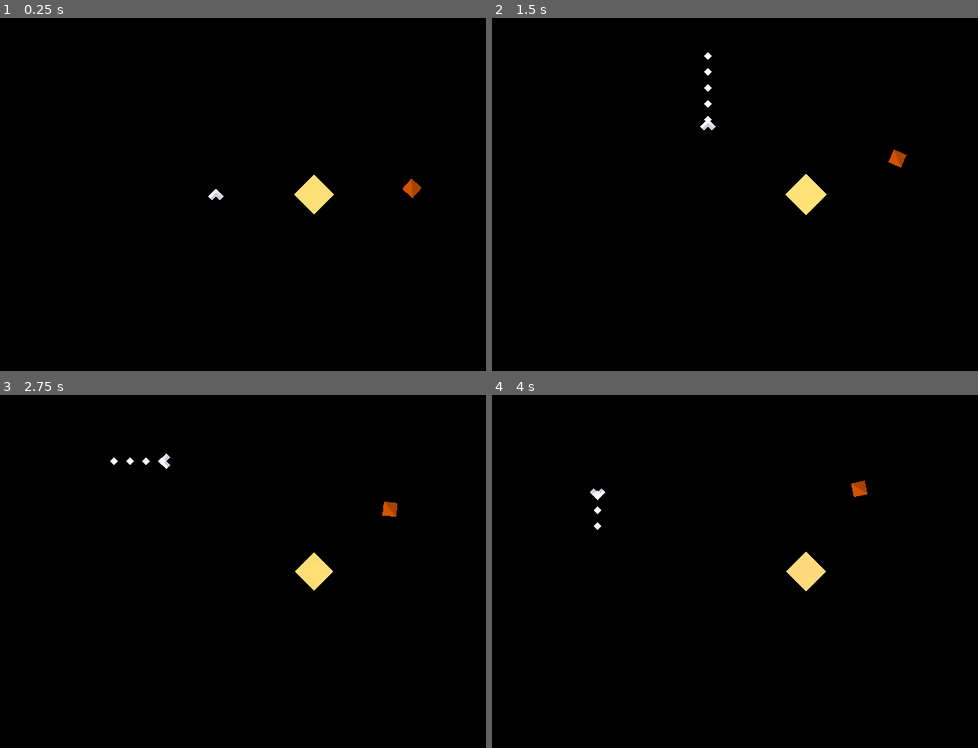
Above: before the commit, frames 1-4 (two rows, left to right).
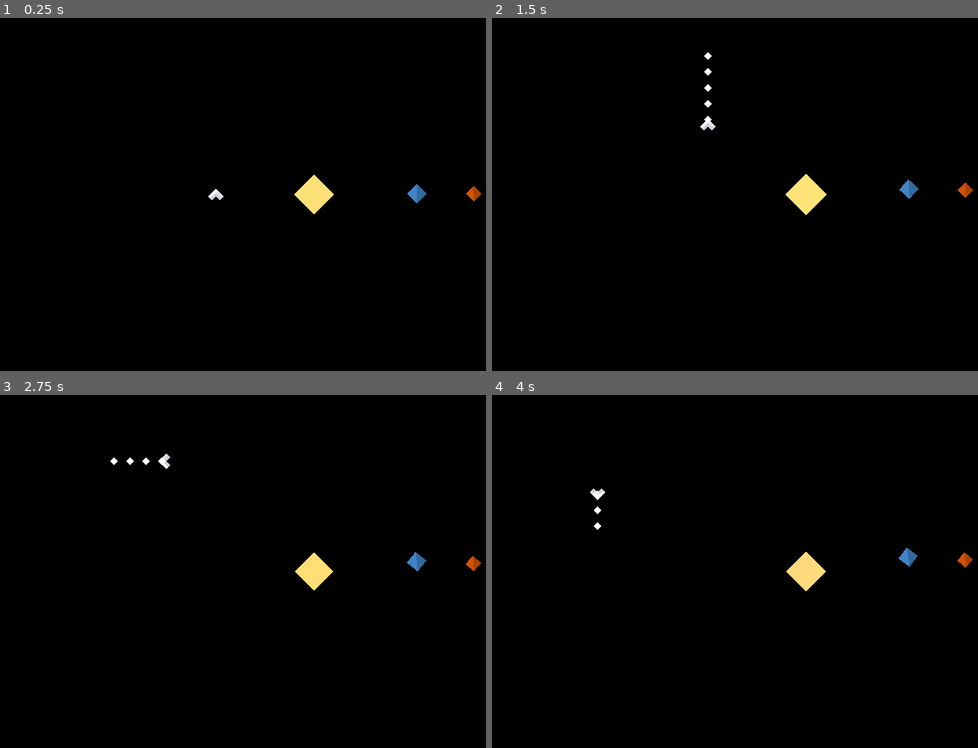
Above: after the commit, the same moments.

Repository: wdfeer/spaceshooter
Game: Godot game, scene res://src/solar_system/solar_system.tscn
The game is run twice, just before and just after one commit, with the same random seed, the same clock (stepped at 60 frames per second) and the same inputs.
Inputs (mouse positions are in pixels of both pictures, inside the frame that each line leads up to):
- Up to frame 1 (0.25 s): no input
- Up to frame 2 (1.5 s): move the mouse to (773, 265) at 0.52 s; press the mouse at (773, 265) at 0.53 s; hold W (up) from 0.53 s (still down); move the mouse to (outside the picture) at 1.27 s; release the mouse at (outside the picture) at 1.28 s; click (outside the picture) at 1.35 s
- Up to frame 3 (2.75 s): move the mouse to (126, 518) at 2.02 s; release W (up) at 2.03 s; press the mouse at (126, 518) at 2.03 s; hold A (left) from 2.03 s (still down)
- Up to frame 4 (4 s): move the mouse to (837, 571) at 2.77 s; release the mouse at (837, 571) at 2.78 s; click (837, 571) at 2.85 s; move the mouse to (710, 483) at 3.52 s; release A (left) at 3.53 s; press the mouse at (710, 483) at 3.53 s; hold S (down) from 3.53 s (still down)

The runs differ from the first frame. In frame 1, 0.2% of the frame differs, in the area x 82-100%, y 45-53%; in frame 2, 0.3%; in frame 3, 0.3%, in the area x 78-100%, y 30-50%; in frame 4, 0.3%.

Commit message:
Create Earth orbiting Sun

Diff:
--- /dev/null
+++ b/src/solar_system/planet.gd
@@ -0,0 +1,14 @@
+extends Polygon2D
+
+@onready
+var sun: Node2D = $"../Sun"
+@onready
+var orbit_speed: float = 300 / sqrt(sun.global_position.distance_to(global_position))
+
+func get_velocity(delta: float) -> Vector2:
+	return position.direction_to(sun.position).rotated(PI / 2) * delta * orbit_speed
+
+func _process(delta: float) -> void:
+	var v = get_velocity(delta)
+	position += v
+	rotation = v.angle() + PI / 2
--- a/src/solar_system/solar_system.tscn
+++ b/src/solar_system/solar_system.tscn
@@ -4,22 +4,7 @@
 [ext_resource type="PackedScene" uid="uid://bbwre6tb1fepi" path="res://src/player/player.tscn" id="1_xq2cx"]
 [ext_resource type="Script" path="res://src/solar_system/solar_system.gd" id="1_yhnk1"]
 [ext_resource type="PackedScene" uid="uid://1jqojvimrfhr" path="res://src/mars.tscn" id="2_w5d6k"]
-
-[sub_resource type="GDScript" id="GDScript_tepyw"]
-script/source = "extends Polygon2D
-
-const ORBITAL_VELOCITY: float = 100
-@onready
-var sun: Node2D = $\"../Sun\"
-
-func get_velocity(delta: float) -> Vector2:
-	return position.direction_to(sun.position).rotated(PI / 2) * delta * ORBITAL_VELOCITY
-
-func _process(delta: float) -> void:
-	var v = get_velocity(delta)
-	position += v
-	rotation = v.angle() + PI / 2
-"
+[ext_resource type="Script" path="res://src/solar_system/planet.gd" id="4_wj1of"]
 
 [sub_resource type="RectangleShape2D" id="RectangleShape2D_s3325"]
 size = Vector2(2640, 1480)
@@ -35,11 +20,23 @@
 polygon = PackedVector2Array(0, -80, -40, -40, -80, 0, 0, 80, 80, 0)
 script = ExtResource("1_fy3yr")
 
+[node name="Earth" type="Polygon2D" parent="."]
+position = Vector2(420, 0)
+color = Color(0.258008, 0.523161, 0.782836, 1)
+polygon = PackedVector2Array(0, -40, -40, 0, 0, 40, 40, 0)
+script = ExtResource("4_wj1of")
+
+[node name="Shadow" type="Polygon2D" parent="Earth"]
+modulate = Color(1, 1, 1, 0.196078)
+color = Color(0, 0, 0, 1)
+polygon = PackedVector2Array(0, -40, 0, 40, 40, 0)
+
 [node name="Mars" type="Polygon2D" parent="."]
-position = Vector2(400, 0)
+position = Vector2(650, 0)
+scale = Vector2(0.8, 0.8)
 color = Color(0.827451, 0.329412, 0, 1)
 polygon = PackedVector2Array(0, -40, -40, 0, 0, 40, 40, 0)
-script = SubResource("GDScript_tepyw")
+script = ExtResource("4_wj1of")
 
 [node name="Shadow" type="Polygon2D" parent="Mars"]
 modulate = Color(1, 1, 1, 0.196078)
